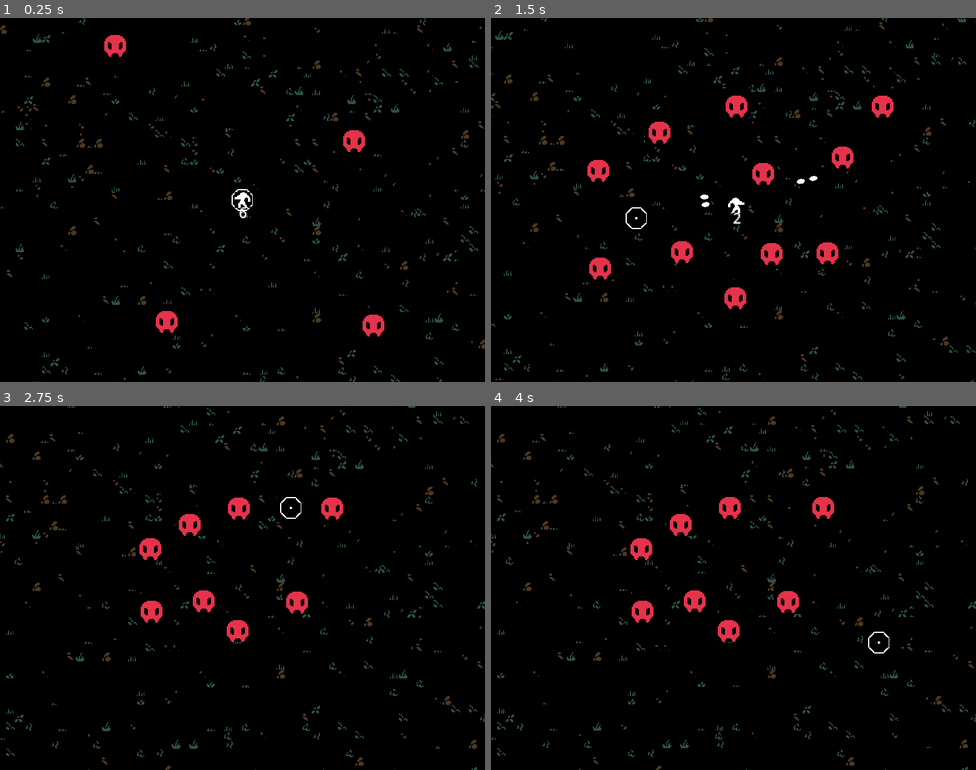
Above: before the commit, frames 1-4 (two rows, left to right).
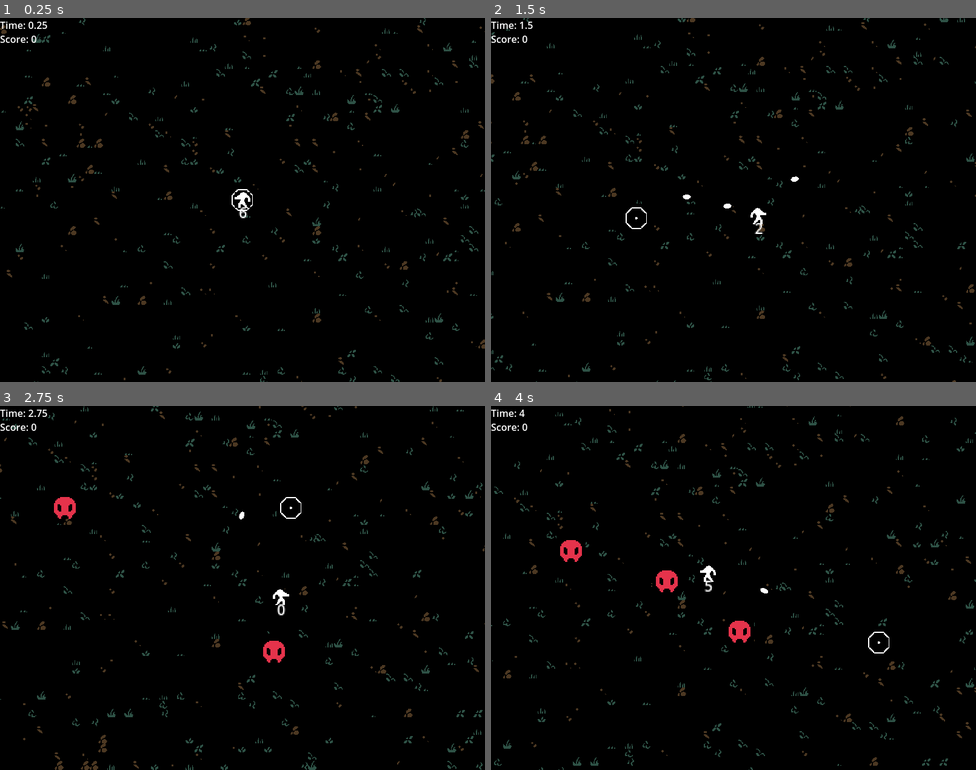
Above: after the commit, the same moments.

Repository: Dragonfoxing/the-last-stand
Game: Godot game, scene res://main.tscn
The game is run twice, just before and just after one commit, with the same random seed, the same clock (stepped at 60 frames per second) and the same inputs.
Inputs (mouse positions are in pixels of both pictures, inside the frame that each line leads up to):
- Up to frame 1 (0.25 s): no input
- Up to frame 2 (1.5 s): tap Enter (ui_accept) at 0.5, 0.77 s; move the mouse to (840, 181) at 0.52 s; press the mouse at (840, 181) at 0.53 s; hold Right (ui_right) 0.53-1.28 s; move the mouse to (636, 218) at 1.27 s; release the mouse at (636, 218) at 1.28 s; hold Down (ui_down) from 1.28 s (still down); click (636, 218) at 1.35 s
- Up to frame 3 (2.75 s): tap Enter (ui_accept) at 1.52 s; move the mouse to (291, 507) at 2.02 s; release Down (ui_down) at 2.03 s; press the mouse at (291, 507) at 2.03 s; hold Right (ui_right) from 2.03 s (still down)
- Up to frame 4 (4 s): move the mouse to (709, 660) at 2.77 s; release Right (ui_right) at 2.78 s; release the mouse at (709, 660) at 2.78 s; hold Up (ui_up) 2.78-3.53 s; click (709, 660) at 2.85 s; tap Enter (ui_accept) at 3.02, 3.77 s; move the mouse to (879, 642) at 3.52 s; press the mouse at (879, 642) at 3.53 s; hold Left (ui_left) from 3.53 s (still down)

The runs differ from the first frame. In frame 1, 0.9% of the frame differs, in the area x 0-80%, y 1-88%; in frame 2, 6.5%, in the area x 0-100%, y 0-100%; in frame 3, 6.5%; in frame 4, 6.3%.

Commit message:
Day 3 progress commit

Diff:
--- a/Camera2DFollowTarget.gd
+++ b/Camera2DFollowTarget.gd
@@ -2,6 +2,8 @@
 # This script assumes you've tuned the Smoothing / Limit / etc settings to your tastes.
 
 @export var target : Node2D
+
+var visual_boundary : RectangleShape2D
 
 # Called every frame. 'delta' is the elapsed time since the previous frame.
 func _process(delta):
--- /dev/null
+++ b/GameUIController.gd
@@ -0,0 +1,23 @@
+extends CanvasLayer
+
+@onready var timeLabel : Label = $HBoxContainer/TimeLabel
+var timeText : String = "Time: "
+@onready var scoreLabel : Label = $HBoxContainer/ScoreLabel
+var scoreText : String = "Score: "
+
+func _ready():
+	reset()
+
+func _process(delta):
+	update()
+
+func reset():
+	timeLabel.text = timeText + str(0)
+	scoreLabel.text = scoreText + str(0)
+
+func update():
+	# snapped is the updated name for stepify
+	# it takes an into and snaps it to the specified decimal place
+	# 0.01 puts a number at two decimals
+	timeLabel.text = timeText + str(snapped(GameDifficulty.timer, 0.01))
+	scoreLabel.text = scoreText + str(GameDifficulty.playerScore)
--- /dev/null
+++ b/SpawnBoundaryBox.gd
@@ -0,0 +1,34 @@
+extends Marker2D
+class_name SpawnBoundaryBox
+
+@export var size : Vector2 = Vector2(800, 600)
+
+class _bound extends RefCounted:
+	var start : float
+	var end : float
+
+var _xBound : _bound = _bound.new()
+var _yBound : _bound = _bound.new()
+
+var xBound:
+	get:
+		_xBound.start = position.y - size.x/2
+		_xBound.end = position.y + size.x/2
+
+		return _xBound
+
+var yBound:
+	get:
+		_yBound.start = position.y - size.y/2
+		_yBound.end = position.y + size.y/2
+
+		return _yBound
+
+func is_in_bounds (x, y) -> bool:
+	var _x = xBound
+	var _y = yBound
+
+	return (x <= _x.end
+	and x >= _x.start
+	and y <= _y.end
+	and y >= _y.start)
--- a/entities/enemy/enemy_follower.gd
+++ b/entities/enemy/enemy_follower.gd
@@ -1,7 +1,8 @@
 extends GameEntity2D
 
 @export var target : Node2D
-@export var speed : int = 40
+@export var speed : float = 40
+var dead : bool = false
 
 func _ready():
 	team = "enemy"
@@ -15,22 +16,30 @@
 		# let's try it without! :D
 		velocity = dir * delta * speed
 
+		# move ourself and check if we collided with anything
 		var collided = move_and_slide()
 
 		if(collided):
+			# get the number of collisions and start looping through them for relevant tags
 			var count = get_slide_collision_count()
 
 			for i in count:
 				var col = get_slide_collision(i)
 
-				# Using set_meta to set tags, we can avoid getting full groups of objects
-				# and just check the object metadata for the tag we're looking for.
-
 				var collider = col.get_collider() as GameEntity2D
 
-				if(is_instance_valid(collider)):
+				# There was a bug with just doing queue_free() - it will still
+				# loop through other collision checks b/c it's not quite gone yet.
+				# so we use `and not dead` to make sure we don't duplicate score or calls.
+
+				if(is_instance_valid(collider) and not dead):
 					if(collider.tag == "bullet" or collider.team == "player"):
+						if(collider.tag == "bullet"):
+							GameDifficulty.add_score(1)
+
 						collider.emit_signal("Collided", self)
+
+						dead = true
 						queue_free()
 
 	else:
@@ -38,5 +47,6 @@
 		# in more complicated cases, we want alternate behavior rather than this.
 		set_physics_process(false)
 
+# all of our logic is in physics_process so we don't need code here.
 func _on_collided(obj : GameEntity2D):
 	pass
--- a/entities/player/player.gd
+++ b/entities/player/player.gd
@@ -21,7 +21,7 @@
 		Input.get_axis("ui_left", "ui_right"),
 		Input.get_axis("ui_up", "ui_down"))
 
-	velocity = (dir.normalized() * speed)
+	velocity = (dir.normalized() * (speed * (1 + GameDifficulty.scale/8)))
 
 	move_and_slide()
 	#if move_and_slide(): _check_collisions()
--- /dev/null
+++ b/lib/GameDifficulty.gd
@@ -0,0 +1,29 @@
+extends Node
+
+var timer : float = 0
+var scale : float = 1
+var playerScore : int = 0
+
+func start():
+	set_physics_process(true)
+
+func pause():
+	set_physics_process(false)
+
+func reset(_scale):
+	scale = _scale
+	timer = 0
+	playerScore = 0
+
+	pause()
+
+func _ready():
+	reset(1)
+
+func _physics_process(delta):
+	timer += delta
+
+	scale = timer/60 + 1
+
+func add_score(val : int):
+	playerScore += val
--- a/main.gd
+++ b/main.gd
@@ -2,11 +2,16 @@
 
 @export var player : Node2D
 @export var camera : Camera2D
-
+@export var spawnBoundary : SpawnBoundaryBox
+@export var spawnDistance : int = 100
 var width : int = 800
 var height : int = 600
+var rng : RandomNumberGenerator = RandomNumberGenerator.new()
 
 @export var enemies : Array[PackedScene]
+
+var tick_spawn_cur : int = 0
+var tick_spawn_length : int = 30
 
 # Called when the node enters the scene tree for the first time.
 func _ready():
@@ -16,8 +21,46 @@
 	player.position = Vector2(width/2, height/2)
 	camera.position = player.position
 
+	GameDifficulty.reset(1)
+	GameDifficulty.start()
+
 func _spawn_entity():
-	pass
+	var count = enemies.size()
+
+	if(count == 0):
+		return
+	else:
+		var enemyChoice = rng.randi_range(0, count-1)
+		var enemy : GameEntity2D = enemies[enemyChoice].instantiate()
+		enemy.position = _get_random_position_for_entity()
+		enemy.target = player
+		enemy.speed = enemy.speed * (1 + GameDifficulty.scale / 4)
+		add_child(enemy)
+
+func _get_random_position_for_entity():
+	var _x = spawnBoundary.xBound
+	var _y = spawnBoundary.yBound
+	var pos = _get_random_vector_in_bounds(_x, _y)
+
+	while((pos.x <= player.position.x + spawnDistance and pos.x >= player.position.x - spawnDistance)
+	or (pos.y <= player.position.y + spawnDistance and pos.y >= player.position.y - spawnDistance)):
+		pos = _get_random_vector_in_bounds(_x, _y)
+
+	return pos
+
+func _get_random_vector_in_bounds(_x, _y):
+	return Vector2(rng.randf_range(_x.start, _x.end), rng.randf_range(_y.start, _y.end))
+
+func _physics_process(delta):
+	if(is_instance_valid(player)):
+		spawnBoundary.position = player.position
+
+		tick_spawn_cur += 1
+		if(tick_spawn_cur >= tick_spawn_length):
+			tick_spawn_cur = 0
+			if (rng.randf() >= 0.5 - clampf(((GameDifficulty.scale/2) / 20), 0, 0.5)):
+				_spawn_entity()
+
 
 func _unhandled_input(event):
 	if event.is_action_pressed("ui_cancel"): _send_quit_request()
--- a/main.tscn
+++ b/main.tscn
@@ -6,6 +6,8 @@
 [ext_resource type="Script" path="res://Camera2DFollowTarget.gd" id="4_qb77m"]
 [ext_resource type="PackedScene" uid="uid://ckq5md7h0qdmq" path="res://entities/cursor/cursor_game.tscn" id="5_ur3us"]
 [ext_resource type="PackedScene" uid="uid://dxricl6vt22rv" path="res://entities/enemy/enemy_follower.tscn" id="6_8h6cr"]
+[ext_resource type="Script" path="res://GameUIController.gd" id="6_hdqc8"]
+[ext_resource type="Script" path="res://SpawnBoundaryBox.gd" id="7_y4hf6"]
 
 [sub_resource type="TileSetAtlasSource" id="TileSetAtlasSource_diuv3"]
 texture = ExtResource("3_n1g5c")
@@ -142,10 +144,12 @@
 terrain_set_0/terrain_0/color = Color(0.5, 0.34375, 0.25, 1)
 sources/0 = SubResource("TileSetAtlasSource_diuv3")
 
-[node name="main" type="Node2D" node_paths=PackedStringArray("player", "camera")]
+[node name="main" type="Node2D" node_paths=PackedStringArray("player", "camera", "spawnBoundary")]
 script = ExtResource("1_epwk6")
 player = NodePath("Player")
 camera = NodePath("Camera2D")
+spawnBoundary = NodePath("SpawnBoundaryBox")
+spawnDistance = 150
 enemies = Array[PackedScene]([ExtResource("6_8h6cr")])
 
 [node name="Background" type="TileMap" parent="."]
@@ -159,7 +163,7 @@
 [node name="Player" parent="." instance=ExtResource("1_i15vm")]
 top_level = true
 position = Vector2(400, 300)
-speed = 35
+speed = 70
 
 [node name="Camera2D" type="Camera2D" parent="." node_paths=PackedStringArray("target")]
 position = Vector2(400, 300)
@@ -170,52 +174,36 @@
 limit_bottom = 600
 limit_smoothed = true
 position_smoothing_enabled = true
+position_smoothing_speed = 2.0
+editor_draw_limits = true
 script = ExtResource("4_qb77m")
 target = NodePath("../Player")
 
+[node name="Control" type="CanvasLayer" parent="Camera2D"]
+script = ExtResource("6_hdqc8")
+
+[node name="HBoxContainer" type="VBoxContainer" parent="Camera2D/Control"]
+anchors_preset = -1
+anchor_right = 1.0
+anchor_bottom = 0.133333
+theme_override_constants/separation = 0
+metadata/_edit_use_anchors_ = true
+
+[node name="TimeLabel" type="Label" parent="Camera2D/Control/HBoxContainer"]
+layout_mode = 2
+text = "Time: "
+
+[node name="DifficultyLabel" type="Label" parent="Camera2D/Control/HBoxContainer"]
+visible = false
+layout_mode = 2
+text = "Difficulty:"
+
+[node name="ScoreLabel" type="Label" parent="Camera2D/Control/HBoxContainer"]
+layout_mode = 2
+text = "Score:"
+
 [node name="cursor_game" parent="." instance=ExtResource("5_ur3us")]
 position = Vector2(313, 264)
 
-[node name="enemy_follower" parent="." node_paths=PackedStringArray("target") instance=ExtResource("6_8h6cr")]
-position = Vector2(778, 87)
-target = NodePath("../Player")
-
-[node name="enemy_follower2" parent="." node_paths=PackedStringArray("target") instance=ExtResource("6_8h6cr")]
-position = Vector2(688, 202)
-target = NodePath("../Player")
-
-[node name="enemy_follower3" parent="." node_paths=PackedStringArray("target") instance=ExtResource("6_8h6cr")]
-position = Vector2(137, 231)
-target = NodePath("../Player")
-
-[node name="enemy_follower4" parent="." node_paths=PackedStringArray("target") instance=ExtResource("6_8h6cr")]
-position = Vector2(449, 87)
-target = NodePath("../Player")
-
-[node name="enemy_follower5" parent="." node_paths=PackedStringArray("target") instance=ExtResource("6_8h6cr")]
-position = Vector2(276, 146)
-target = NodePath("../Player")
-
-[node name="enemy_follower6" parent="." node_paths=PackedStringArray("target") instance=ExtResource("6_8h6cr")]
-position = Vector2(509, 239)
-target = NodePath("../Player")
-
-[node name="enemy_follower7" parent="." node_paths=PackedStringArray("target") instance=ExtResource("6_8h6cr")]
-position = Vector2(654, 418)
-target = NodePath("../Player")
-
-[node name="enemy_follower8" parent="." node_paths=PackedStringArray("target") instance=ExtResource("6_8h6cr")]
-position = Vector2(142, 451)
-target = NodePath("../Player")
-
-[node name="enemy_follower9" parent="." node_paths=PackedStringArray("target") instance=ExtResource("6_8h6cr")]
-position = Vector2(326, 415)
-target = NodePath("../Player")
-
-[node name="enemy_follower10" parent="." node_paths=PackedStringArray("target") instance=ExtResource("6_8h6cr")]
-position = Vector2(528, 419)
-target = NodePath("../Player")
-
-[node name="enemy_follower11" parent="." node_paths=PackedStringArray("target") instance=ExtResource("6_8h6cr")]
-position = Vector2(446, 519)
-target = NodePath("../Player")
+[node name="SpawnBoundaryBox" type="Marker2D" parent="."]
+script = ExtResource("7_y4hf6")
--- a/project.godot
+++ b/project.godot
@@ -14,6 +14,10 @@
 run/main_scene="res://main.tscn"
 config/features=PackedStringArray("4.0", "GL Compatibility")
 config/icon="res://icon.svg"
+
+[autoload]
+
+GameDifficulty="*res://lib/GameDifficulty.gd"
 
 [display]
 
Not shown: 1 places in main.tscn that only renumber resources
